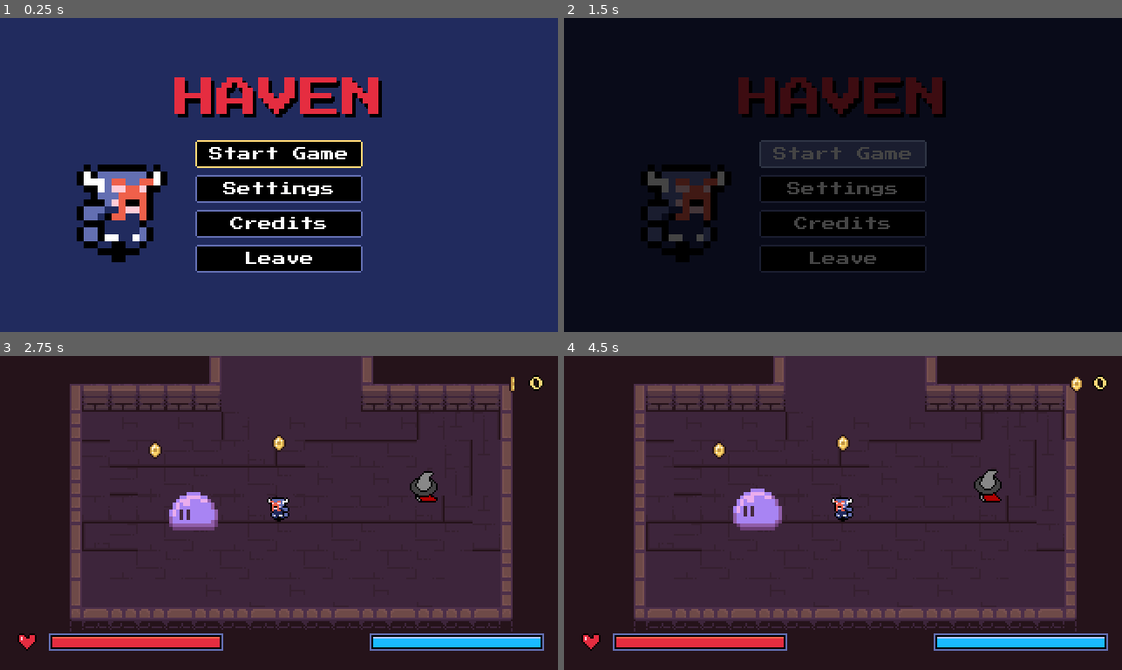
Above: before the commit, frames 1-4 (two rows, left to right).
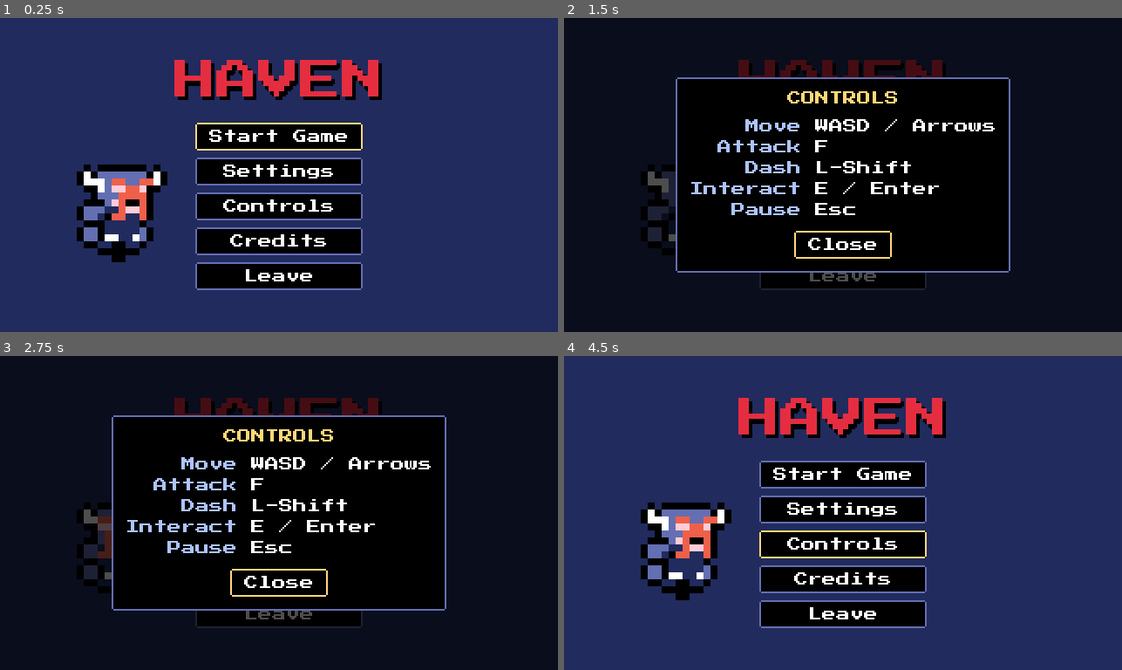
Above: after the commit, the same moments.

Repository: DaEpickid540/haven-2026
Game: Godot game, scene res://Scenes/main.tscn
Two runs of this game, one before a commit and one after it. Both use one fixed random seed, a clock stepped at 60 frames per second and the inputs below.
Inputs (mouse positions are in pixels of both pictures, inside the frame that each line leads up to):
- Up to frame 1 (0.25 s): no input
- Up to frame 2 (1.5 s): click (843, 206) at 0.5 s, where only the run after the commit has a clickable "Controls"; click "Start Game" at 1.25 s
- Up to frame 3 (2.75 s): click (279, 475) at 2 s, where only the run after the commit has a clickable "Start Game"
- Up to frame 4 (4.5 s): click (843, 613) at 2.75 s, where only the run after the commit has a clickable "Leave"; click (843, 509) at 3.5 s, where only the run after the commit has a clickable "Settings"; click (843, 578) at 4.25 s, where only the run after the commit has a clickable "Credits"

The runs differ from the first frame. In frame 1, 15% of the frame differs, in the area x 31-69%, y 13-87%; in frame 2, 33%; in frame 3, 100%; in frame 4, 100%, in the area x 0-100%, y 0-100%.

Commit message:
controls screen
credits update
cntrls
max vol 70%

Diff:
--- a/Scenes/dungeon_room_2.tscn
+++ b/Scenes/dungeon_room_2.tscn
@@ -45,8 +45,7 @@
 collision_layer = 0
 collision_mask = 3
 script = ExtResource("4_exit")
-target_scene = "res://Scenes/dungeon_room_1.tscn"
-target_entry = "FromRoom2"
+target_scene = "res://Scenes/dungeon_room_3.tscn"
 
 [node name="CollisionShape2D" type="CollisionShape2D" parent="ExitToRoom2" unique_id=1600627430]
 position = Vector2(16, -20)
--- a/Scenes/main_menu.tscn
+++ b/Scenes/main_menu.tscn
@@ -71,6 +71,11 @@
 layout_mode = 2
 text = "Settings"
 
+[node name="Controls" type="Button" parent="Layout/Row/Buttons"]
+unique_name_in_owner = true
+layout_mode = 2
+text = "Controls"
+
 [node name="Credits" type="Button" parent="Layout/Row/Buttons" unique_id=1955758313]
 unique_name_in_owner = true
 layout_mode = 2
@@ -107,17 +112,17 @@
 
 [node name="Panel" type="PanelContainer" parent="CreditsModal"]
 layout_mode = 1
-anchors_preset = -1
-anchor_left = 0.1
-anchor_top = 0.1
-anchor_right = 0.9
-anchor_bottom = 0.9
+anchors_preset = 8
+anchor_left = 0.5
+anchor_top = 0.5
+anchor_right = 0.5
+anchor_bottom = 0.5
 grow_horizontal = 2
 grow_vertical = 2
 
 [node name="VBox" type="VBoxContainer" parent="CreditsModal/Panel"]
 layout_mode = 2
-theme_override_constants/separation = 6
+theme_override_constants/separation = 8
 
 [node name="Title" type="Label" parent="CreditsModal/Panel/VBox"]
 layout_mode = 2
@@ -125,27 +130,140 @@
 text = "CREDITS"
 horizontal_alignment = 1
 
-[node name="Creators" type="Label" parent="CreditsModal/Panel/VBox"]
-layout_mode = 2
-theme_override_constants/line_spacing = 2
-text = "Made by\nSarvin Sukhe\nReid Henderson\nSarvesh Raman"
+[node name="CreditsGrid" type="GridContainer" parent="CreditsModal/Panel/VBox"]
+unique_name_in_owner = true
+layout_mode = 2
+size_flags_horizontal = 4
+theme_override_constants/h_separation = 8
+theme_override_constants/v_separation = 4
+columns = 2
+
+[node name="Role0" type="Label" parent="CreditsModal/Panel/VBox/CreditsGrid"]
+layout_mode = 2
+theme_type_variation = &"MutedLabel"
+text = "Made by"
+horizontal_alignment = 2
+
+[node name="Name0" type="Label" parent="CreditsModal/Panel/VBox/CreditsGrid"]
+layout_mode = 2
+text = "Sarvin Sukhe"
+
+[node name="Role1" type="Label" parent="CreditsModal/Panel/VBox/CreditsGrid"]
+layout_mode = 2
+theme_type_variation = &"MutedLabel"
+text = ""
+horizontal_alignment = 2
+
+[node name="Name1" type="Label" parent="CreditsModal/Panel/VBox/CreditsGrid"]
+layout_mode = 2
+text = "Reid Henderson"
+
+[node name="Role2" type="Label" parent="CreditsModal/Panel/VBox/CreditsGrid"]
+layout_mode = 2
+theme_type_variation = &"MutedLabel"
+text = ""
+horizontal_alignment = 2
+
+[node name="Name2" type="Label" parent="CreditsModal/Panel/VBox/CreditsGrid"]
+layout_mode = 2
+text = "Sarvesh Raman"
+
+[node name="Role3" type="Label" parent="CreditsModal/Panel/VBox/CreditsGrid"]
+layout_mode = 2
+theme_type_variation = &"MutedLabel"
+text = "Art"
+horizontal_alignment = 2
+
+[node name="Name3" type="Label" parent="CreditsModal/Panel/VBox/CreditsGrid"]
+layout_mode = 2
+text = "Trevor Pupkin"
+
+[node name="Role4" type="Label" parent="CreditsModal/Panel/VBox/CreditsGrid"]
+layout_mode = 2
+theme_type_variation = &"MutedLabel"
+text = "Slimes"
+horizontal_alignment = 2
+
+[node name="Name4" type="Label" parent="CreditsModal/Panel/VBox/CreditsGrid"]
+layout_mode = 2
+text = "Pixelsnorf (CC BY 4.0)"
+
+[node name="Role5" type="Label" parent="CreditsModal/Panel/VBox/CreditsGrid"]
+layout_mode = 2
+theme_type_variation = &"MutedLabel"
+text = "Audio"
+horizontal_alignment = 2
+
+[node name="Name5" type="Label" parent="CreditsModal/Panel/VBox/CreditsGrid"]
+layout_mode = 2
+text = "Juhani Junkala (CC0)"
+
+[node name="Role6" type="Label" parent="CreditsModal/Panel/VBox/CreditsGrid"]
+layout_mode = 2
+theme_type_variation = &"MutedLabel"
+text = "Font"
+horizontal_alignment = 2
+
+[node name="Name6" type="Label" parent="CreditsModal/Panel/VBox/CreditsGrid"]
+layout_mode = 2
+text = "Press Start 2P (OFL)"
+
+
+[node name="CreditsClose" type="Button" parent="CreditsModal/Panel/VBox"]
+unique_name_in_owner = true
+layout_mode = 2
+size_flags_horizontal = 4
+text = "Close"
+
+[node name="ControlsModal" type="Control" parent="."]
+unique_name_in_owner = true
+visible = false
+layout_mode = 1
+anchors_preset = 15
+anchor_right = 1.0
+anchor_bottom = 1.0
+grow_horizontal = 2
+grow_vertical = 2
+
+[node name="Dimmer" type="ColorRect" parent="ControlsModal"]
+layout_mode = 1
+anchors_preset = 15
+anchor_right = 1.0
+anchor_bottom = 1.0
+grow_horizontal = 2
+grow_vertical = 2
+color = Color(0, 0, 0, 0.7)
+
+[node name="Panel" type="PanelContainer" parent="ControlsModal"]
+layout_mode = 1
+anchors_preset = 8
+anchor_left = 0.5
+anchor_top = 0.5
+anchor_right = 0.5
+anchor_bottom = 0.5
+grow_horizontal = 2
+grow_vertical = 2
+
+[node name="VBox" type="VBoxContainer" parent="ControlsModal/Panel"]
+layout_mode = 2
+theme_override_constants/separation = 8
+
+[node name="Title" type="Label" parent="ControlsModal/Panel/VBox"]
+layout_mode = 2
+theme_type_variation = &"HeaderLabel"
+text = "CONTROLS"
 horizontal_alignment = 1
-autowrap_mode = 3
-
-[node name="Spacer" type="Control" parent="CreditsModal/Panel/VBox"]
-layout_mode = 2
-size_flags_vertical = 3
-mouse_filter = 2
-
-[node name="Assets" type="Label" parent="CreditsModal/Panel/VBox"]
-layout_mode = 2
-theme_type_variation = &"MutedLabel"
-theme_override_constants/line_spacing = 2
-text = "Art: Trevor Pupkin (itch.io)\nFont: Press Start 2P (OFL)"
-horizontal_alignment = 1
-autowrap_mode = 3
-
-[node name="CreditsClose" type="Button" parent="CreditsModal/Panel/VBox"]
+
+[node name="ControlsGrid" type="GridContainer" parent="ControlsModal/Panel/VBox"]
+unique_name_in_owner = true
+layout_mode = 2
+size_flags_horizontal = 4
+theme_override_constants/h_separation = 8
+theme_override_constants/v_separation = 4
+columns = 2
+
+
+[node name="ControlsClose" type="Button" parent="ControlsModal/Panel/VBox"]
 unique_name_in_owner = true
 layout_mode = 2
 size_flags_horizontal = 4
@@ -156,6 +274,8 @@
 
 [connection signal="pressed" from="Layout/Row/Buttons/StartGame" to="." method="_on_start_game_pressed"]
 [connection signal="pressed" from="Layout/Row/Buttons/Settings" to="." method="_on_settings_pressed"]
+[connection signal="pressed" from="Layout/Row/Buttons/Controls" to="." method="_on_controls_pressed"]
 [connection signal="pressed" from="Layout/Row/Buttons/Credits" to="." method="_on_credits_pressed"]
 [connection signal="pressed" from="Layout/Row/Buttons/Leave" to="." method="_on_leave_pressed"]
 [connection signal="pressed" from="CreditsModal/Panel/VBox/CreditsClose" to="." method="_close_modal"]
+[connection signal="pressed" from="ControlsModal/Panel/VBox/ControlsClose" to="." method="_close_modal"]
--- a/Scripts/audio.gd
+++ b/Scripts/audio.gd
@@ -95,5 +95,5 @@
 func _on_focus_changed(control: Control) -> void:
 	var moved := _last_focus != null and is_instance_valid(_last_focus) and _last_focus.is_visible_in_tree()
 	_last_focus = control
-	if moved and control is BaseButton:
+	if moved and (control is BaseButton or control is Range):
 		play_sfx("menu_move")
--- a/Scripts/coin.gd
+++ b/Scripts/coin.gd
@@ -1,8 +1,6 @@
 class_name Coin extends Area2D
 
 @export var value := 1
-
-@onready var sprite_2d: Sprite2D = $Sprite2D # Adjust this if your sprite has a different name
 
 func _ready() -> void:
 	body_entered.connect(_on_body_entered)
--- a/Scripts/game_settings.gd
+++ b/Scripts/game_settings.gd
@@ -3,6 +3,7 @@
 const PATH := "user://settings.cfg"
 const MUSIC_BUS := "Music"
 const SFX_BUS := "SFX"
+const MAX_VOLUME := 0.7
 
 var music_volume := 0.8
 var sfx_volume := 0.8
@@ -67,7 +68,7 @@
 	if idx == -1:
 		push_warning("Audio bus '%s' is missing (see default_bus_layout.tres)" % bus_name)
 		return
-	AudioServer.set_bus_volume_db(idx, linear_to_db(volume))
+	AudioServer.set_bus_volume_db(idx, linear_to_db(volume * MAX_VOLUME))
 	AudioServer.set_bus_mute(idx, volume <= 0.0)
 
 
--- a/Scripts/main_menu.gd
+++ b/Scripts/main_menu.gd
@@ -4,8 +4,16 @@
 const DWARF_CELL_SIZE := 32
 const DWARF_CROP_OFFSET_X := 8
 const DWARF_FPS := 2.0
+const CONTROL_ROWS := [
+	["Move", ""],
+	["Attack", "attack"],
+	["Dash", "dash"],
+	["Interact", "interact"],
+	["Pause", "pause"],
+]
 
 @onready var credits_modal: Control = %CreditsModal
+@onready var controls_modal: Control = %ControlsModal
 @onready var settings_modal = %SettingsModal
 @onready var dwarf_texture: AtlasTexture = %Dwarf.texture
 
@@ -19,6 +27,7 @@
 	if OS.has_feature("web"):
 		%Leave.hide()
 	settings_modal.closed.connect(func(): %Settings.grab_focus())
+	_build_controls()
 
 
 func _process(delta: float) -> void:
@@ -45,12 +54,51 @@
 	settings_modal.open()
 
 
+func _on_controls_pressed() -> void:
+	_open(controls_modal, %ControlsClose)
+
+
 func _on_credits_pressed() -> void:
 	_open(credits_modal, %CreditsClose)
 
 
 func _on_leave_pressed() -> void:
 	GameManage.quit_game()
+
+
+# controls
+
+func _build_controls() -> void:
+	for row: Array in CONTROL_ROWS:
+		var keys: String = "WASD / Arrows" if row[1] == "" else _action_keys(row[1])
+		var action := Label.new()
+		action.theme_type_variation = &"MutedLabel"
+		action.horizontal_alignment = HORIZONTAL_ALIGNMENT_RIGHT
+		action.text = row[0]
+		var key := Label.new()
+		key.text = keys
+		%ControlsGrid.add_child(action)
+		%ControlsGrid.add_child(key)
+
+
+func _action_keys(action: StringName) -> String:
+	var names: PackedStringArray = []
+	for event in InputMap.action_get_events(action):
+		var key := event as InputEventKey
+		if key == null:
+			continue
+		var code := key.physical_keycode if key.physical_keycode != KEY_NONE else key.keycode
+		var name := OS.get_keycode_string(code)
+		match code:
+			KEY_ESCAPE:
+				name = "Esc"
+			KEY_SHIFT, KEY_CTRL, KEY_ALT:
+				if key.location == KEY_LOCATION_LEFT:
+					name = "L-" + name
+				elif key.location == KEY_LOCATION_RIGHT:
+					name = "R-" + name
+		names.append(name)
+	return " / ".join(names)
 
 
 # modals
--- a/Scripts/player.gd
+++ b/Scripts/player.gd
@@ -136,8 +136,4 @@
 
 	_enemies_hit_this_attack.append(body)
 	Audio.play_sfx("hit", 0.1)
-	print($"Hit {body}]")
 	body.take_damage(PlayerStats.get_damage())
-
-	_enemies_hit_this_attack.append(body)
-	body.take_damage(PlayerStats.get_damage())
--- a/Scripts/settings_modal.gd
+++ b/Scripts/settings_modal.gd
@@ -7,6 +7,10 @@
 @onready var sfx_slider: HSlider = %SfxSlider
 @onready var sfx_value: Label = %SfxValue
 @onready var fullscreen_toggle: Button = %FullscreenToggle
+
+const PREVIEW_GAP_MS := 120
+
+var _last_preview := 0
 
 
 func open() -> void:
@@ -40,6 +44,11 @@
 func _on_sfx_slider_value_changed(value: float) -> void:
 	GameSettings.set_sfx_volume(value)
 	_refresh_labels()
+	# preview
+	var now := Time.get_ticks_msec()
+	if now - _last_preview > PREVIEW_GAP_MS:
+		_last_preview = now
+		Audio.play_sfx("coin")
 
 
 func _on_fullscreen_toggled(enabled: bool) -> void:
--- a/project.godot
+++ b/project.godot
@@ -51,7 +51,7 @@
 
 dash={
 "deadzone": 0.5,
-"events": [Object(InputEventKey,"resource_local_to_scene":fa …(140 unchanged characters)… d":false,"keycode":0,"physical_keycode":88,"key_label":0,"unicode":0,"location":0,"echo":false,"script":null)
+"events": [Object(InputEventKey,"resource_local_to_scene":fa …(140 unchanged characters)… d":false,"keycode":0,"physical_keycode":4194325,"key_label":0,"unicode":0,"location":1,"echo":false,"script":null)
 ]
 }
 interact={
@@ -62,7 +62,7 @@
 }
 attack={
 "deadzone": 0.5,
-"events": [Object(InputEventKey,"resource_local_to_scene":fa …(141 unchanged characters)… ":false,"keycode":0,"physical_keycode":74,"key_label":0,"unicode":0,"location":0,"echo":false,"script":null)
+"events": [Object(InputEventKey,"resource_local_to_scene":fa …(141 unchanged characters)… ":false,"keycode":0,"physical_keycode":70,"key_label":0,"unicode":0,"location":0,"echo":false,"script":null)
 ]
 }
 pause={
